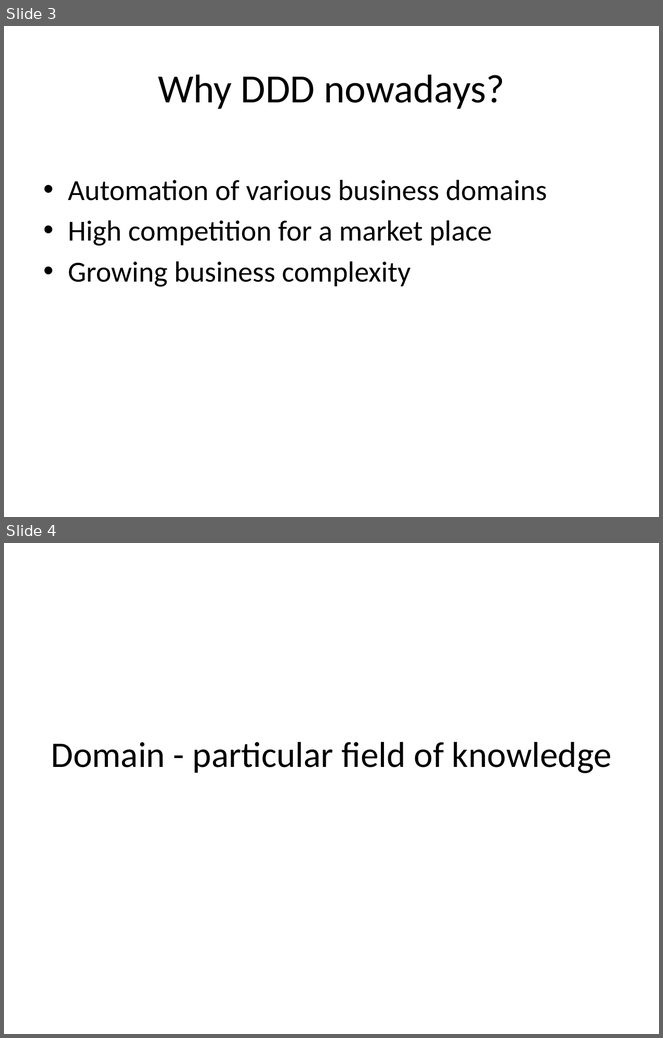
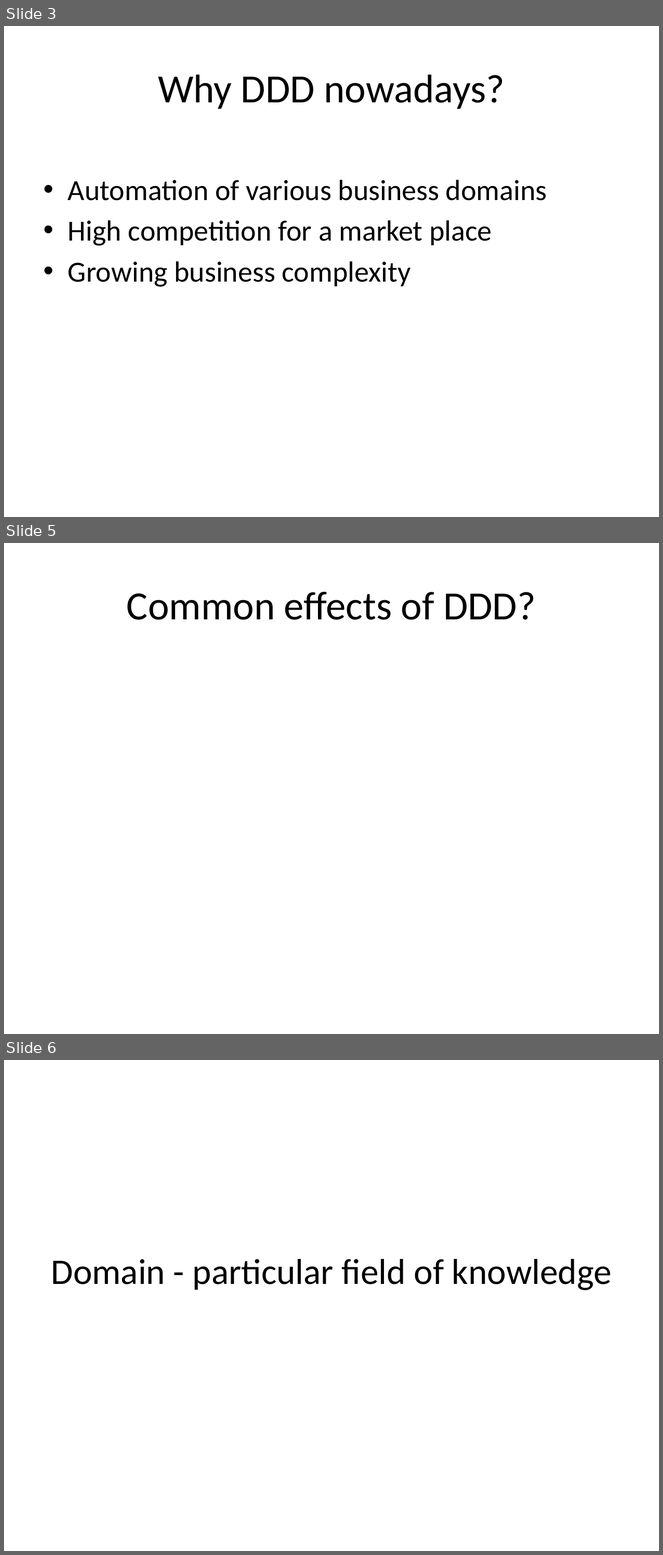
Before and after one commit to arturtv/dddpresentation, a slide deck: Domain-DrivenDesign.A.Trosin.pptx. Shown one above the other, each under a label of ours: slides 3 and 4 before the commit, slides 3, 5 and 6 after it; the slides between them are not shown. The pictures are 663x1038 and 663x1555 pixels, drawn with LibreOffice and Linux fonts; fonts in the diff are those of the drawing. Boxes give left, top, right and bottom in pixels: in the first picture for what was removed or moved away, otherwise in the second. Text is boxed around its words. In the diff, an @@ line names an element or a change of style, - is before the commit and + after.

```diff
--- a/Domain-DrivenDesign.A.Trosin.pptx
+++ b/Domain-DrivenDesign.A.Trosin.pptx
@@ slide 5 added at box(4, 543, 659, 1034), background #FFFFFF @@
@@ title added at box(127, 591, 536, 620), 44 pt, text #000000 @@
+Common effects of DDD?
@@ what was slide 4 is now slide 6 @@
```
Also in this commit, not shown: 1 other slide added.
